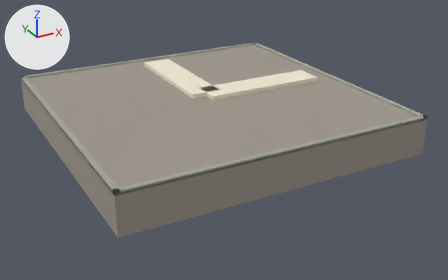
The glTF model assets/Blocks/glTF/Block_Road_Main_Corner.glb, before and after one commit.
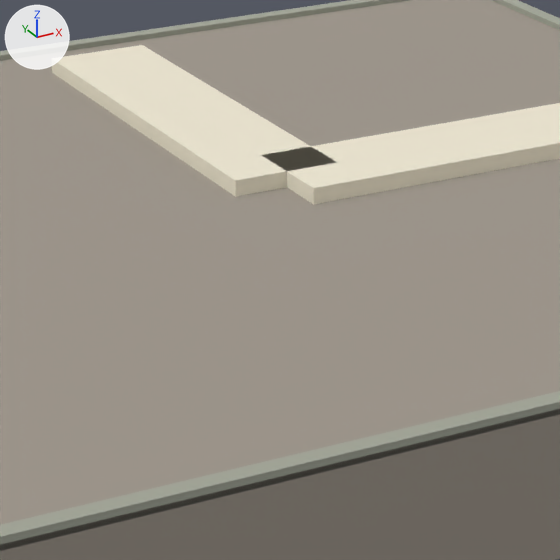
Each version is shown whole from a 50 mm camera at (-1.787, -3.493, 1.52) aimed at (0.066, -0.126, -0.164), then close up on the part from 29% to 62% of the width and 17% to 69% of the height. Every picture has the same lights, and +X, +Y and +Z are marked at upper left. The older version's two pictures come first. Where no turn or scale is listed for an object, it has been applied to the vertices. Vertices at exactly the same position are counted once.

The first close-up shows 'geometry_0'.
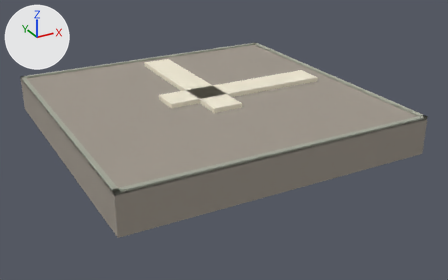
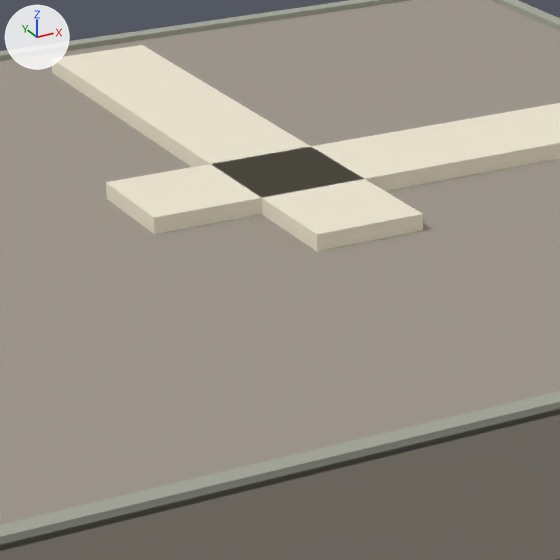
The change, as a list of edits to the scene's bpy script:
```text
Change me_geometry_0:
    where me_geometry_0.from_pydata(...)  # 48 vertices, 84 faces; spans x -1.0..1.0, y -1.0..1.0, z -0.12..0.15
    used by ob_geometry_0; location = (0.0, 0.0, 0.0)
    before: 9 (-0.1, 0.0, 0.12) at pixel (235, 196), 11 (-0.1, 0.0, 0.15) at pixel (235, 180), 13 (0.1, 0.0, 0.12), 15 (0.1, 0.0, 0.15) at pixel (337, 162), 16 (0.0, 0.1, 0.12)
    before: 17 (0.0, -0.1, 0.12) at pixel (313, 204), 18 (0.0, 0.1, 0.15) at pixel (261, 155), 19 (0.0, -0.1, 0.15) at pixel (313, 188)
    me_geometry_0 part 1
    add for i in [*range(16, 20)]: me_geometry_0.vertices[i].co += Vector((-0.3, 0.0, 0.0))
    add for i in [9, 11, 13, 15]: me_geometry_0.vertices[i].co += Vector((0.0, -0.3, 0.0))
```

Where the change shows, as pixel boxes [x1, y1, x2, y2] in the close-ups (560 x 560 px; the box of a moved part takes in the faces that stretch with it):
part 1 of me_geometry_0, moved or reshaped: before [51, 45, 560, 205]; after [51, 45, 560, 252]
